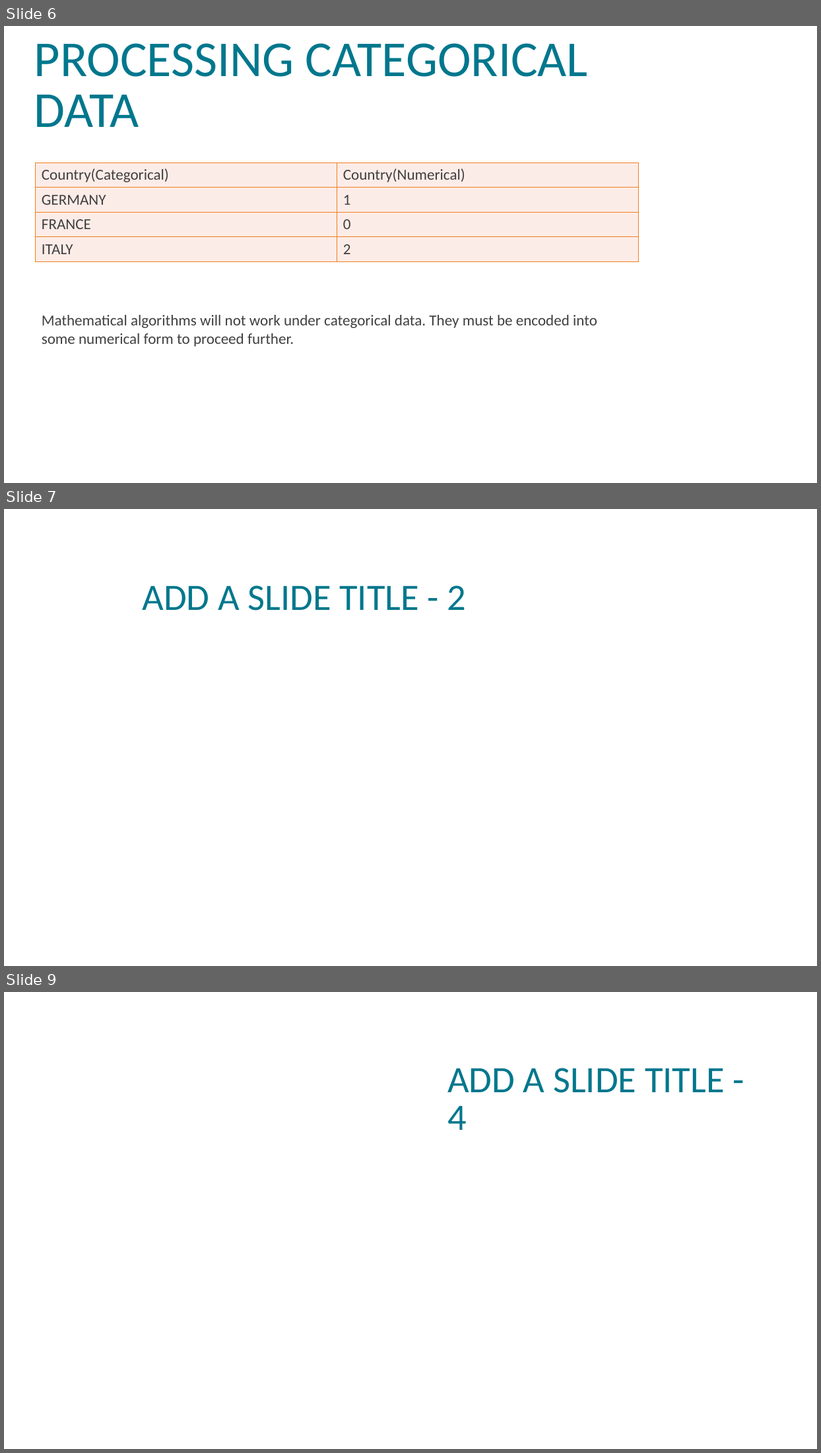
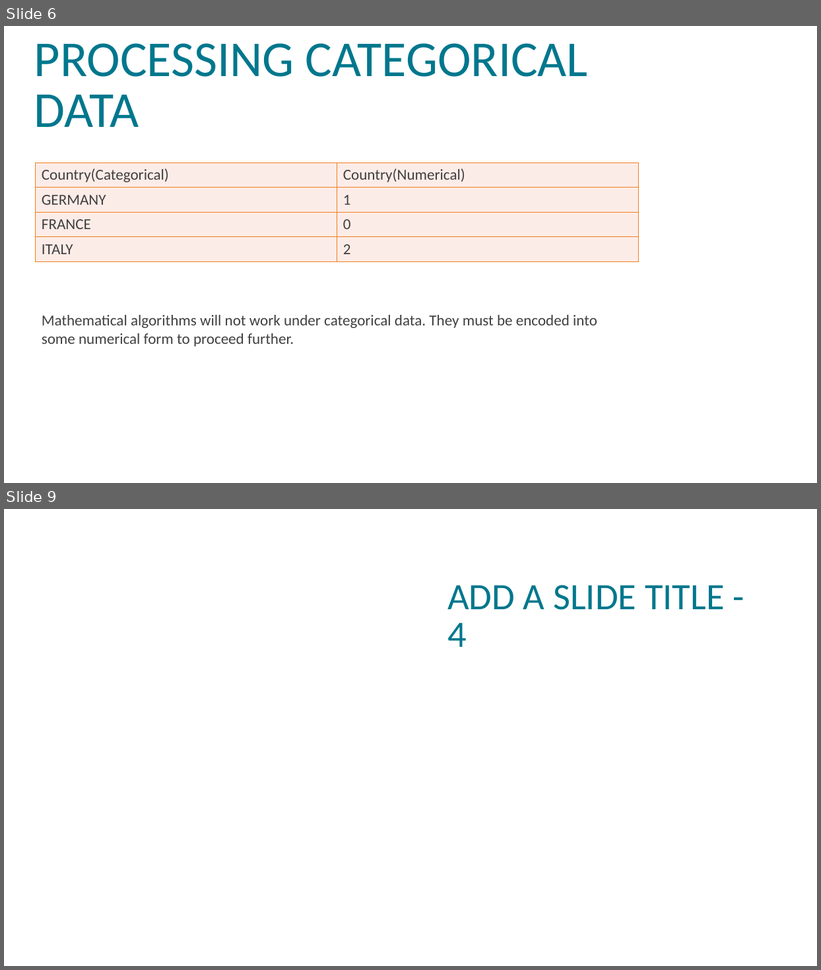
Before and after one commit to VISWESWARAN1998/machine-learning, a slide deck: Machine Learning.pptx. Shown one above the other, each under a label of ours: slides 6, 7 and 9 before the commit, slides 6 and 9 after it; the slides between them are not shown. The pictures are 821x1453 and 821x970 pixels, drawn with LibreOffice and Linux fonts; fonts in the diff are those of the drawing; background and template pictures are left out. Boxes give left, top, right and bottom in pixels: in the first picture for what was removed or moved away, otherwise in the second. Text is boxed around its words. In the diff, an @@ line names an element or a change of style, - is before the commit and + after.

```diff
--- a/Machine Learning.pptx
+++ b/Machine Learning.pptx
@@ slide 7 removed at (x1=4, y1=509, x2=817, y2=966), background picture (left out) @@
@@ title removed at (x1=142, y1=586, x2=467, y2=611) @@
-ADD A SLIDE TITLE - 2
```
Also in this commit, not shown: 2 slides added, 1 other slide removed.
